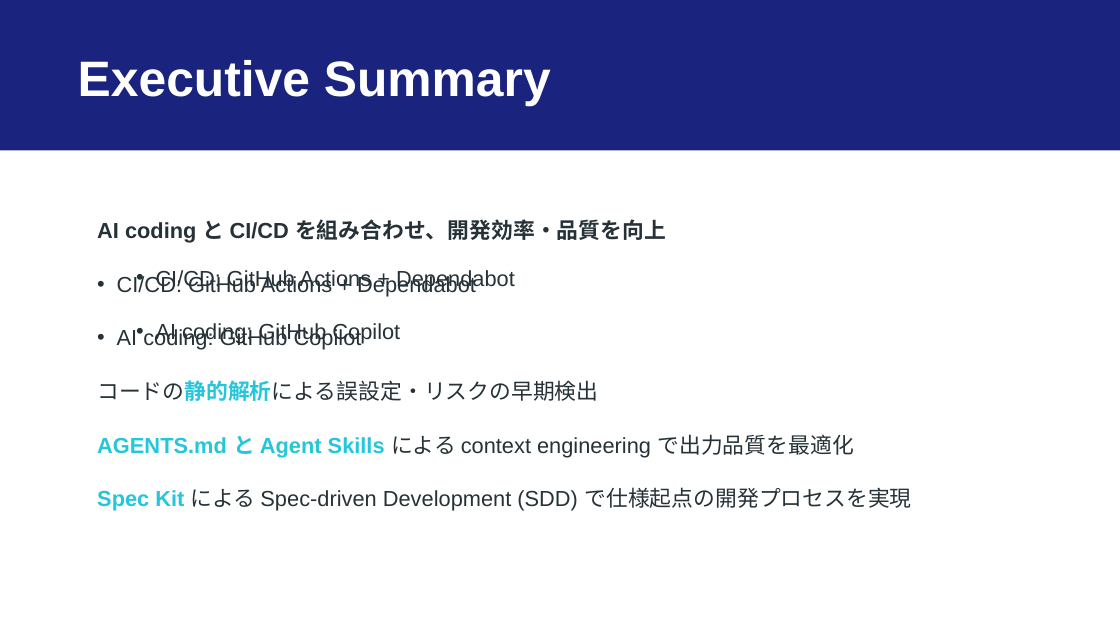
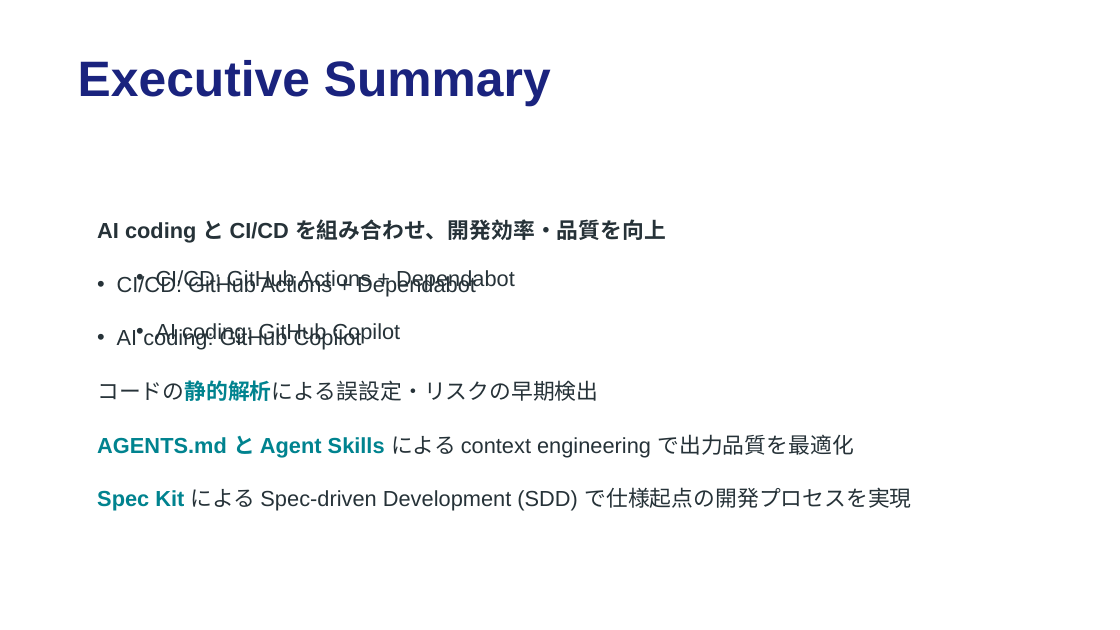
Before and after one commit to dceoy/text-to-slides-lab, a slide deck: slide 3 of workspace/github-actions-copilot.pptx. Drawn at 1120x630 pixels with LibreOffice and Linux fonts; fonts in the diff are those of the drawing. Boxes give left, top, right and bottom in pixels: in the first picture for what was removed or moved away, otherwise in the second. Text is boxed around its words. In the diff, an @@ line names an element or a change of style, - is before the commit and + after.

```diff
--- a/workspace/github-actions-copilot.pptx
+++ b/workspace/github-actions-copilot.pptx
@@ rectangle removed at (x1=0, y1=0, x2=1120, y2=150) @@
@@ text "Executive Summary" at (x1=78, y1=60, x2=551, y2=106): text colour #FFFFFF to #1A237E @@
@@ text at (x1=97, y1=380, x2=912, y2=511): text colour #26C6DA to #00838F in "コードの静的解析による誤設定・リスクの早期検出", "AGENTS.md と Agent Skills", "Spec Kit" @@
```
Also in this commit, not shown: 13 other slides changed, 16 other files.
